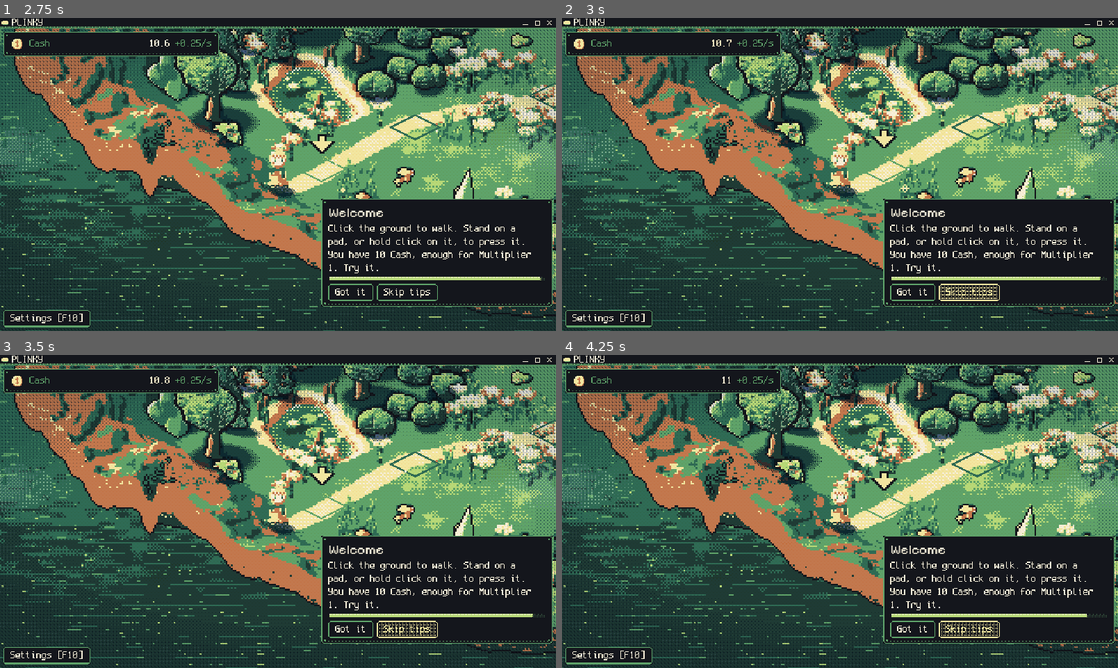
Above: before the commit, frames 1-4 (two rows, left to right).
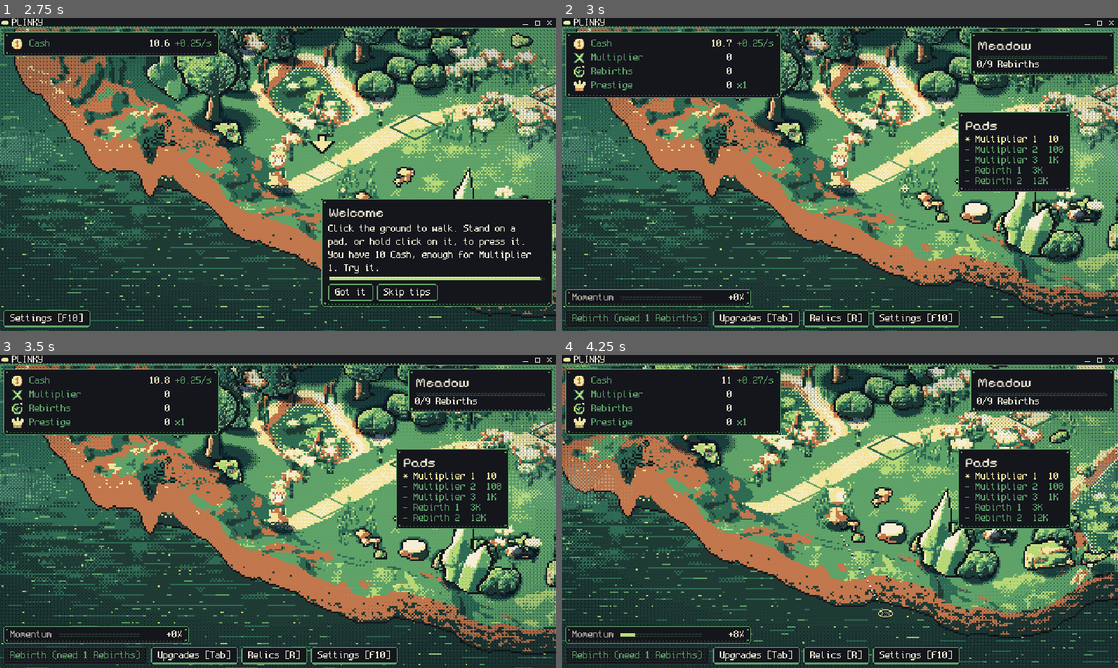
Above: after the commit, the same moments.

Repository: FreezingShock/Plinky
Game: Godot game, scene res://boot/boot.tscn
Same seed, same stepped clock (60 frames per second), same inputs: the game is played once before the commit and once after it.
Inputs (mouse positions are in pixels of both pictures, inside the frame that each line leads up to):
- Up to frame 1 (2.75 s): tap Enter (ui_accept) at 0.5, 0.77, 1.07 s; move the mouse to (400, 158) at 0.52 s; hold D 0.53-1.25 s; tap Space at 0.6 s; click (400, 158) at 0.67 s; drag from (166, 190) to (250, 237) at 1.27 s; move the mouse to (333, 105) at 2.02 s; hold D from 2.03 s (still down); tap 2 at 2.1 s; click (333, 105) at 2.17 s
- Up to frame 2 (3 s): release D at 2.75 s; click "Skip tips" at 2.75 s
- Up to frame 3 (3.5 s): no input
- Up to frame 4 (4.25 s): click (967, 630) at 3.5 s, where only the run before the commit has a clickable "Skip tips"

Frame 1 is identical in both runs. In frame 2, 29% of the frame differs, in the area x 0-100%, y 4-99%; in frame 3, 29%; in frame 4, 64%, in the area x 0-100%, y 3-100%.

Commit message:
Fix HUD buttons ignoring clicks: stop releasing focus every frame
Co-Authored-By: Claude Sonnet 5.5 <noreply@anthropic.com>
Claude-Session: https://claude.ai/code/session_01Pmx9dV6cP2bLZ8dJDr7Dat

Diff:
--- a/main.gd
+++ b/main.gd
@@ -189,6 +189,9 @@
 
 ## Menus without a mouse: while a panel is open the walker stands still and focus lands on its first control.
 ## Arrows, d-pad or stick move focus, Enter/Space/pad A press, Esc or pad B closes (all via Godot ui_* actions).
+var _menu_was_open: bool = false
+
+
 func _menu_focus() -> void:
 	var panels: Array[Control] = [dev_console, feedback_panel, display_panel, relic_panel, hud.upgrades_panel()]
 	var open: Control = null
@@ -198,8 +201,10 @@
 			break
 	PadInput.menu_open = open != null
 	var owner_ctl: Control = get_viewport().gui_get_focus_owner()
+	var just_closed: bool = _menu_was_open and open == null
+	_menu_was_open = open != null
 	if open == null:
-		if owner_ctl != null:
+		if PadInput.should_release_focus(just_closed, owner_ctl != null):
 			owner_ctl.release_focus()
 	elif owner_ctl == null or not open.is_ancestor_of(owner_ctl):
 		var first: Control = PadInput.first_focusable(open)
--- a/tests/run.gd
+++ b/tests/run.gd
@@ -34,6 +34,7 @@
 	"res://tests/test_window_place.gd",
 	"res://tests/test_camera_polish.gd",
 	"res://tests/test_larkmoor.gd",
+	"res://tests/test_hud_click.gd",
 ]
 
 
--- /dev/null
+++ b/tests/test_hud_click.gd
@@ -0,0 +1,19 @@
+extends RefCounted
+## Regression: HUD buttons (Go: <zone>, Upgrades, ...) did nothing on a mouse click. Main released focus from whichever
+## control had it every frame while no menu was open, so the Button lost focus between press and release and its click
+## was cancelled. Focus may only be dropped on the frame a menu closes.
+
+func run(t: Object) -> void:
+	t.ok(not PadInput.should_release_focus(false, true), "a clicked HUD button keeps focus while no menu is open")
+	t.ok(not PadInput.should_release_focus(false, false), "nothing to release when nothing has focus")
+	t.ok(PadInput.should_release_focus(true, true), "focus is dropped when a menu closes")
+	t.ok(not PadInput.should_release_focus(true, false), "a closing menu with no focus owner releases nothing")
+
+	var sim: Sim = t.make_sim()
+	var first: StringName = &"zone1"
+	var next: StringName = (sim.zone_defs[first] as ZoneDef).next_zone
+	t.ok(not sim.enter_zone(next), "the world button's target is locked until the gate opens")
+	sim.gates_open[first] = true
+	t.ok(sim.is_zone_unlocked(next), "an open gate unlocks the next world")
+	t.ok(sim.enter_zone(next), "pressing Go switches to it")
+	t.ok(sim.enter_zone(first), "and Go: Meadow switches back")
--- a/ui/pad_input.gd
+++ b/ui/pad_input.gd
@@ -52,6 +52,12 @@
 			InputMap.action_add_event(action, em)
 
 
+## Focus is dropped only on the frame a menu closes, so its pad focus ring does not linger on the HUD. Dropping it
+## every frame cancelled mouse clicks: a Button takes focus on press, and losing focus before release eats the click.
+static func should_release_focus(menu_just_closed: bool, has_focus_owner: bool) -> bool:
+	return menu_just_closed and has_focus_owner
+
+
 ## Walk input, screen space, length at most 1 (stick tilt gives partial speed). Zero while a menu is open.
 static func move_vector() -> Vector2:
 	ensure()
Not shown, added: tests/test_hud_click.gd.uid
Not shown, changed: docs/decisions.md
